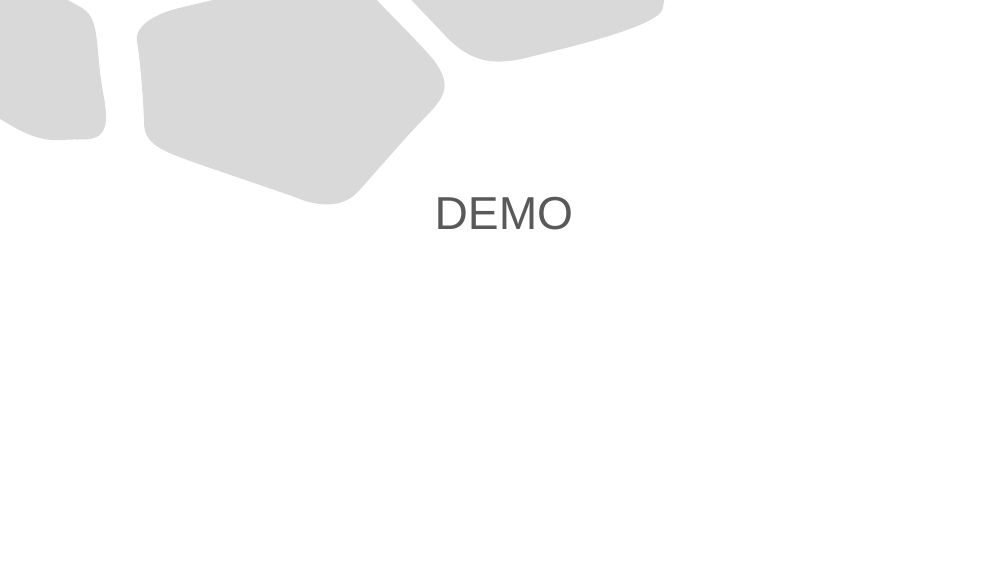
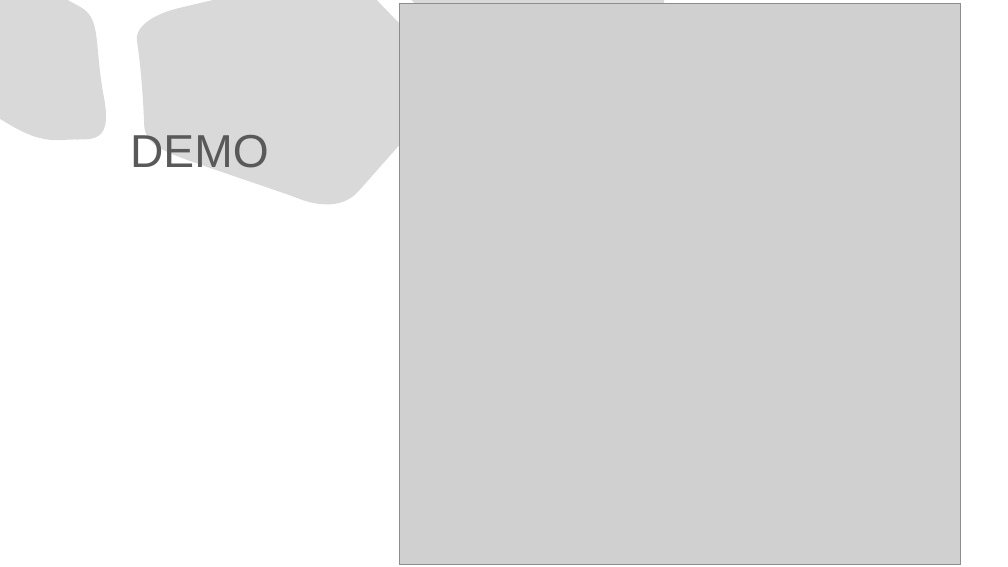
Before and after one commit to TheodorPredescu/Intrusion-Detection-and-Prevention-System, a slide deck: slide 8 of document/scss/prezentare_scss.pptx (slide 7 before the commit). Drawn at 1008x567 pixels with LibreOffice and Linux fonts; fonts in the diff are those of the drawing; grey boxes stand for pictures. Boxes give left, top, right and bottom in pixels: in the first picture for what was removed or moved away, otherwise in the second. Text is boxed around its words. In the diff, an @@ line names an element or a change of style, - is before the commit and + after.

```diff
--- a/document/scss/prezentare_scss.pptx
+++ b/document/scss/prezentare_scss.pptx
@@ picture added at box(400, 4, 960, 564) @@
@@ title "DEMO": place and size @@
-title "DEMO" at box(435, 196, 574, 230)
+title "DEMO" at box(130, 135, 269, 168)
```
Also in this commit, not shown: 6 other slides changed, 1 slide added, 2 other files.
